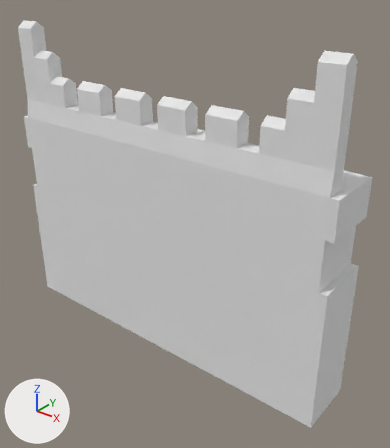
What one commit did to the COLLADA model art/meshes/structural/byza_st_sm_wall_medium.dae.
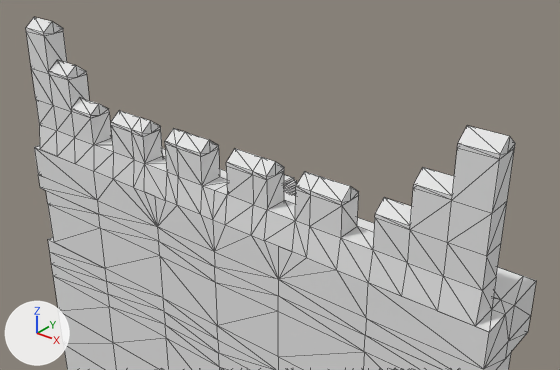
There are two pictures of each version: one whole from a 50 mm lens placed at (22.0, -24.9, 20.1), pointed at (1.4, 0.8, 4.1), one close up from a 50 mm lens placed at (20.3, -22.8, 25.4), pointed at (-0.2, 2.9, 9.5). The axes (+X, +Y, +Z) are drawn at lower left. The lights are the same throughout. The close-ups show mesh edges as thin lines. Vertices at the same position are counted once.

The first close-up shows 'Byza_Dock_007'.
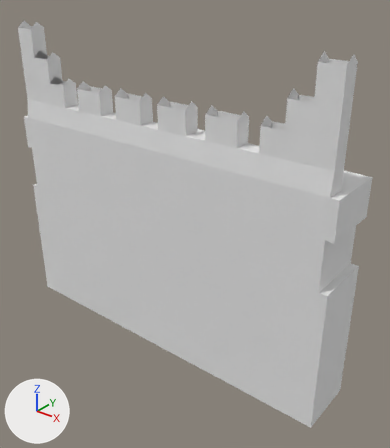
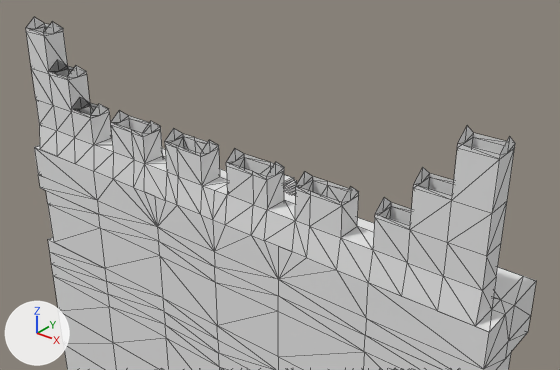
Location of each change, [x1, y1, x2, y2] in pixels of the close-ups (560 x 370 px):
```json
{"part": 1, "of": "me_cube_622", "change": "deleted", "before": [26, 17, 510, 225]}
```

The change, as JSON lines over the scene's bpy script:
```json
{"block": "me_cube_622", "where": "# used by ob_byza_dock_007; location = (0.0, 0.0, 0.0)"}
{"op": "remove", "block": "me_cube_622", "code": "me_cube_622.from_pydata(...)  # 1346 vertices, 1901 faces; spans x -12.5..12.5, y -2.0..3.4, z -5.0..16.4"}
{"op": "add", "block": "me_cube_622", "code": "me_cube_622.from_pydata(...)  # 1342 vertices, 1845 faces; spans x -12.5..12.5, y -2.0..3.4, z -5.0..16.4"}
{"block": "me_cube_622", "change": "me_cube_622 part 1"}
{"block": "me_cube_622", "change": "4 vertices are removed from x -5.0..5.0, y -1.3, z 13.0"}
{"block": "me_cube_622", "change": "56 faces are deleted"}
```
